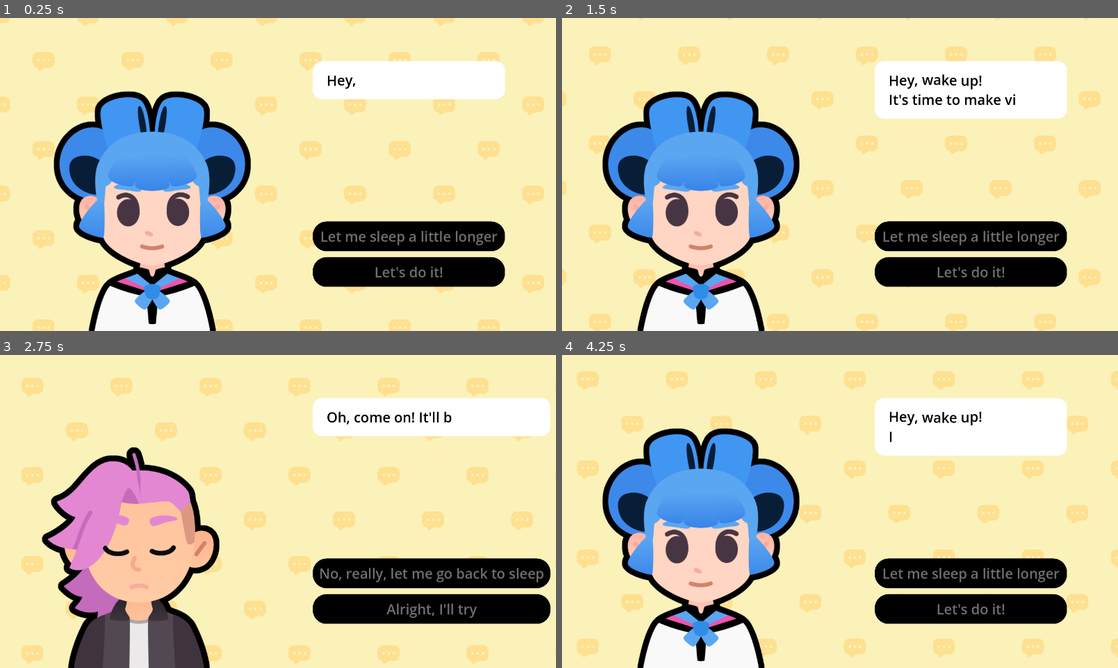
Above: before the commit, frames 1-4 (two rows, left to right).
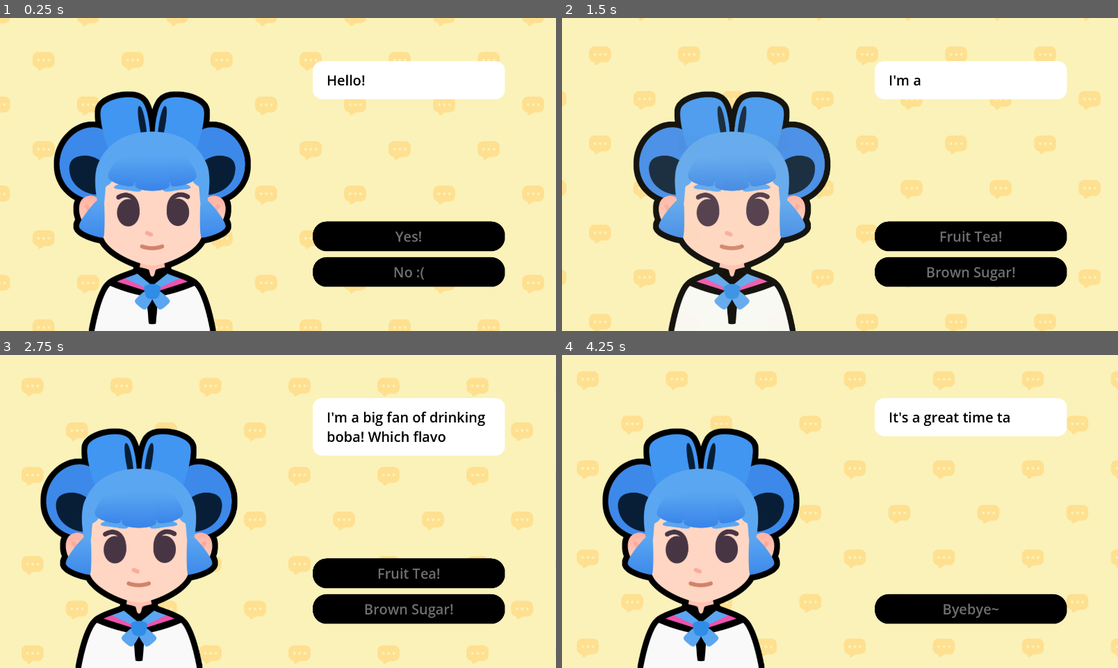
Above: after the commit, the same moments.

Repository: yangying-liu/2D-GameDev-Course-12-
Game: Godot game, scene res://lessons/dialogue.tscn
Same seed, same stepped clock (60 frames per second), same inputs: the game is played once before the commit and once after it. Sound files missing from this copy of the repository are replaced by a short silence.
Inputs (mouse positions are in pixels of both pictures, inside the frame that each line leads up to):
- Up to frame 1 (0.25 s): no input
- Up to frame 2 (1.5 s): tap Enter at 0.5 s; move the mouse to (962, 158) at 0.52 s; tap Z at 0.6 s; click (962, 158) at 0.67 s; tap Space at 0.77 s; click (973, 237) at 1.25 s, where only the run after the commit has a clickable "Yes!"
- Up to frame 3 (2.75 s): click (411, 574) at 2 s, where only the run before the commit has a clickable "Let me sleep a little longer"
- Up to frame 4 (4.25 s): move the mouse to (728, 527) at 2.77 s; tap Z at 2.85 s; click (728, 527) at 2.92 s; tap Space at 3.02 s; click (995, 574) at 3.5 s, where only the run before the commit has a clickable "No, really, let me go back to…"

The runs differ from the first frame. In frame 1, 0.7% of the frame differs, in the area x 57-90%, y 18-84%; in frame 2, 20%; in frame 3, 26%, in the area x 7-99%, y 13-100%; in frame 4, 6.1%.
Error after the commit: Parse Error: Class "PowerPractice" hides a global script class. (res://addons/gdpractice/practice_solutions/L6.P1.powered_inventory/power.gd:1)

Commit message:
L6 completed & P1 has issue

Diff:
--- a/learn-2d-gamedev-godot-4-0.13.0-macos/M08.start_a_dialog_workbook/lessons/dialogue.gd
+++ b/learn-2d-gamedev-godot-4-0.13.0-macos/M08.start_a_dialog_workbook/lessons/dialogue.gd
@@ -5,63 +5,17 @@
 @onready var audio_stream_player: AudioStreamPlayer = %AudioStreamPlayer
 @onready var body: TextureRect = %Body
 @onready var expression: TextureRect = %Expression
-
-var expressions := {
-	"happy": preload ("res://assets/emotion_happy.png"),
-	"regular": preload ("res://assets/emotion_regular.png"),
-	"sad": preload ("res://assets/emotion_sad.png"),
-}
-
-var bodies := {
-	"sophia": preload ("res://assets/sophia.png"),
-	"pink": preload ("res://assets/pink.png")
-}
-
-var dialogue_items: Array[Dictionary] = [
-	{
-		"expression": expressions["regular"],
-		"text": "[wave]Hey, wake up![/wave]\nIt's time to make video games.",
-		"character": bodies["sophia"],
-		"choices": {
-			"Let me sleep a little longer": 2,
-			"Let's do it!": 1,
-		},
-	},
-	{
-		"expression": expressions["happy"],
-		"text": "Great! Your first task will be to write a [b]dialogue tree[/b].",
-		"character": bodies["sophia"],
-		"choices": {
-			"I will do my best": 3,
-			"No, let me go back to sleep": 2,
-		},
-	},
-	{
-		"expression": expressions["sad"],
-		"text": "Oh, come on! It'll be fun.",
-		"character": bodies["pink"],
-		"choices": {
-			"No, really, let me go back to sleep": 0,
-			"Alright, I'll try": 1,
-		},
-	},
-	{
-		"expression": expressions["happy"],
-		"text": "That's the spirit! [wave]You can do it![/wave]",
-		"character": bodies["pink"],
-		"choices": {"Okay! (Quit)": - 1},
-	},
-]
+@export var dialogue_items: Array[DialogueItem] = []
 
 func _ready() -> void:
 	show_text(0)
 
 func show_text(current_item_index: int) -> void:
 	var current_item := dialogue_items[current_item_index]
-	rich_text_label.text = current_item["text"]
-	expression.texture = current_item["expression"]
-	body.texture = current_item["character"]
-	create_buttons(current_item["choices"])
+	rich_text_label.text = current_item.text
+	expression.texture = current_item.expression
+	body.texture = current_item.character
+	create_buttons(current_item.choices)
 	rich_text_label.visible_ratio = 0.0
 	var tween := create_tween()
 	var text_appearing_duration: float = current_item["text"].length() / 30.0
@@ -76,7 +30,7 @@
 
 	for button: Button in action_buttons_v_box_container.get_children():
 		button.disabled = true
-	tween.finished.connect(func() -> void:
+	tween.finished.connect( func() -> void:
 		for button: Button in action_buttons_v_box_container.get_children():
 			button.disabled = false
 	)
@@ -89,16 +43,15 @@
 	body.modulate.a = 0
 	slide_tween.parallel().tween_property(body, "modulate:a", 1, 0.2)
 
-func create_buttons(choices_data: Dictionary) -> void:
+func create_buttons(buttons_data: Array[DialogueChoice]) -> void:
 	for button in action_buttons_v_box_container.get_children():
 		button.queue_free()
-
-	for choice_text in choices_data:
+	for choice in buttons_data:
 		var button := Button.new()
 		action_buttons_v_box_container.add_child(button)
-		button.text = choice_text
-		var target_line_idx: int = choices_data[choice_text]
-		if target_line_idx == -1:
+		button.text = choice.text
+		if choice.is_quit == true:
 			button.pressed.connect(get_tree().quit)
 		else:
-			button.pressed.connect(show_text.bind(target_line_idx))
+			var target_line_id := choice.target_line_idx
+			button.pressed.connect(show_text.bind(target_line_id))
--- a/learn-2d-gamedev-godot-4-0.13.0-macos/M08.start_a_dialog_workbook/lessons/dialogue.tscn
+++ b/learn-2d-gamedev-godot-4-0.13.0-macos/M08.start_a_dialog_workbook/lessons/dialogue.tscn
@@ -1,12 +1,65 @@
-[gd_scene load_steps=9 format=3 uid="uid://chprvwfixox2y"]
+[gd_scene load_steps=19 format=3 uid="uid://chprvwfixox2y"]
 
 [ext_resource type="Theme" uid="uid://cxm3e18skt2lj" path="res://lessons/assets/main_theme.tres" id="1_frglg"]
 [ext_resource type="Script" path="res://lessons/dialogue.gd" id="2_n1q1t"]
 [ext_resource type="Shader" path="res://assets/sliding_background.gdshader" id="3_3nfwl"]
+[ext_resource type="Script" path="res://lessons/dialogue_item.gd" id="3_w5qg3"]
 [ext_resource type="Texture2D" uid="uid://bnly1gkbxw6b5" path="res://assets/bubble_pattern.png" id="4_xuy0d"]
 [ext_resource type="Texture2D" uid="uid://copkt78vgp37i" path="res://assets/sophia.png" id="5_g5y1a"]
+[ext_resource type="Script" path="res://lessons/dialogue_choice.gd" id="5_spait"]
 [ext_resource type="Texture2D" uid="uid://d000xjtr4iqtk" path="res://assets/emotion_regular.png" id="6_bayqr"]
 [ext_resource type="AudioStream" uid="uid://chgko4hmxwxu5" path="res://assets/talking_synth.ogg" id="7_1fga6"]
+
+[sub_resource type="Resource" id="Resource_3kagt"]
+script = ExtResource("5_spait")
+text = "Yes!"
+target_line_idx = 1
+is_quit = false
+
+[sub_resource type="Resource" id="Resource_dw2sl"]
+script = ExtResource("5_spait")
+text = "No :("
+target_line_idx = 0
+is_quit = true
+
+[sub_resource type="Resource" id="Resource_0qekm"]
+script = ExtResource("3_w5qg3")
+choices = Array[ExtResource("5_spait")]([SubResource("Resource_3kagt"), SubResource("Resource_dw2sl")])
+expression = ExtResource("6_bayqr")
+character = ExtResource("5_g5y1a")
+text = "Hello! Do you like to drink milk tea?"
+
+[sub_resource type="Resource" id="Resource_d31cr"]
+script = ExtResource("5_spait")
+text = "Fruit Tea!"
+target_line_idx = 2
+is_quit = false
+
+[sub_resource type="Resource" id="Resource_7jjcv"]
+script = ExtResource("5_spait")
+text = "Brown Sugar!"
+target_line_idx = 2
+is_quit = false
+
+[sub_resource type="Resource" id="Resource_8gjej"]
+script = ExtResource("3_w5qg3")
+choices = Array[ExtResource("5_spait")]([SubResource("Resource_d31cr"), SubResource("Resource_7jjcv")])
+expression = ExtResource("6_bayqr")
+character = ExtResource("5_g5y1a")
+text = "I'm a big fan of drinking boba! Which flavor do you like?"
+
+[sub_resource type="Resource" id="Resource_xl8je"]
+script = ExtResource("5_spait")
+text = "Byebye~"
+target_line_idx = 0
+is_quit = true
+
+[sub_resource type="Resource" id="Resource_dwky4"]
+script = ExtResource("3_w5qg3")
+choices = Array[ExtResource("5_spait")]([SubResource("Resource_xl8je")])
+expression = ExtResource("6_bayqr")
+character = ExtResource("5_g5y1a")
+text = "It's a great time talking with you! See you next time~"
 
 [sub_resource type="ShaderMaterial" id="ShaderMaterial_efgpg"]
 shader = ExtResource("3_3nfwl")
@@ -24,6 +77,7 @@
 grow_vertical = 2
 theme = ExtResource("1_frglg")
 script = ExtResource("2_n1q1t")
+dialogue_items = Array[ExtResource("3_w5qg3")]([SubResource("Resource_0qekm"), SubResource("Resource_8gjej"), SubResource("Resource_dwky4")])
 
 [node name="Background" type="ColorRect" parent="."]
 material = SubResource("ShaderMaterial_efgpg")
--- a/learn-2d-gamedev-godot-4-0.13.0-macos/M08.start_a_dialog_workbook/practices/L6.P1.powered_inventory/power.gd
+++ b/learn-2d-gamedev-godot-4-0.13.0-macos/M08.start_a_dialog_workbook/practices/L6.P1.powered_inventory/power.gd
@@ -1,3 +1,4 @@
-class_name Power extends Resource
+class_name PowerPractice extends Resource # class_name Power extends Resource
 
 # You need to export one property named image with the type Texture.
+@export var image: Texture = null #
--- a/learn-2d-gamedev-godot-4-0.13.0-macos/M08.start_a_dialog_workbook/practices/L6.P1.powered_inventory/powered_inventory.gd
+++ b/learn-2d-gamedev-godot-4-0.13.0-macos/M08.start_a_dialog_workbook/practices/L6.P1.powered_inventory/powered_inventory.gd
@@ -8,7 +8,7 @@
 var tween: Tween
 
 # Don't forget to add a few items to the list in the Inspector!
-@export var items_list: Array[PoweredItem] = []
+@export var items_list: Array[PoweredItemPractice] = [] # @export var items_list: Array[PoweredItem] = []
 
 
 func _ready() -> void:
@@ -23,14 +23,18 @@
 		button.pressed.connect(display_powerups.bind(item.powerups_list))
 
 
-func display_powerups(powerups_list: Array[Power]) -> void:
+func display_powerups(powerups_list: Array[PowerPractice]) -> void: # func display_powerups(powerups_list: Array[Power]) -> void:
 	# Make sure to remove previous children before adding the new ones.
+	for child in powerups_v_box_container.get_children(): #
+		child.queue_free() #
 	# Once you removed all children, loop through the powerups_list array
 	for power in powerups_list:
 		# Create a TextureRect node.
+		var power_texture_rect := TextureRect.new() #
 		# Assign the power's image to the TextureRect node's `texture` property.
+		power_texture_rect.texture = power.image #
 		# Then, add the TextureRect as a child of powerups_v_box_container.
-		pass
+		powerups_v_box_container.add_child(power_texture_rect) # pass
 
 
 # Displays an item. Requires an item name
--- a/learn-2d-gamedev-godot-4-0.13.0-macos/M08.start_a_dialog_workbook/practices/L6.P1.powered_inventory/powered_inventory.tscn
+++ b/learn-2d-gamedev-godot-4-0.13.0-macos/M08.start_a_dialog_workbook/practices/L6.P1.powered_inventory/powered_inventory.tscn
@@ -1,9 +1,16 @@
-[gd_scene load_steps=6 format=3 uid="uid://ykaxob0pmmab"]
+[gd_scene load_steps=21 format=3 uid="uid://cbqqw1q1paprn"]
 
 [ext_resource type="Shader" path="res://assets/sliding_background.gdshader" id="1_1ev13"]
 [ext_resource type="Texture2D" uid="uid://bnly1gkbxw6b5" path="res://assets/bubble_pattern.png" id="2_j2urx"]
-[ext_resource type="Script" path="res://practices/L6.P1.powered_inventory/powered_inventory.gd" id="3_dy3rn"]
+[ext_resource type="Script" path="res://practices/L6.P1.powered_inventory/powered_inventory.gd" id="3_2xon8"]
+[ext_resource type="Script" path="res://practices/L6.P1.powered_inventory/powered_item.gd" id="4_fka5t"]
 [ext_resource type="Theme" uid="uid://qk3rjf73qo8w" path="res://assets/practices/practices_theme.tres" id="5_jsi46"]
+[ext_resource type="Script" path="res://practices/L6.P1.powered_inventory/power.gd" id="5_kc6ul"]
+[ext_resource type="Texture2D" uid="uid://c7a7f8owvgxvn" path="res://practices/L6.P1.powered_inventory/assets/energy.svg" id="6_bk8i8"]
+[ext_resource type="Texture2D" uid="uid://dyv3xd2oahsmj" path="res://practices/L6.P1.powered_inventory/assets/fire.svg" id="7_l3e1r"]
+[ext_resource type="Texture2D" uid="uid://chn4x1koooklt" path="res://practices/L6.P1.powered_inventory/assets/health.svg" id="8_xvspd"]
+[ext_resource type="Texture2D" uid="uid://bsott820l68g2" path="res://practices/L6.P1.powered_inventory/assets/triforce.svg" id="9_q1xad"]
+[ext_resource type="Texture2D" uid="uid://c2foyfreg33ox" path="res://practices/L6.P1.powered_inventory/assets/water.svg" id="10_ewek2"]
 
 [sub_resource type="ShaderMaterial" id="ShaderMaterial_p0ea8"]
 shader = ExtResource("1_1ev13")
@@ -12,6 +19,44 @@
 shader_parameter/pattern_size = 256.0
 shader_parameter/pattern_sampler = ExtResource("2_j2urx")
 
+[sub_resource type="Resource" id="Resource_c1kxi"]
+script = ExtResource("5_kc6ul")
+image = ExtResource("6_bk8i8")
+
+[sub_resource type="Resource" id="Resource_8ljnq"]
+script = ExtResource("5_kc6ul")
+image = ExtResource("7_l3e1r")
+
+[sub_resource type="Resource" id="Resource_2dwnq"]
+script = ExtResource("4_fka5t")
+text = "sword"
+price = 10
+powerups_list = Array[ExtResource("5_kc6ul")]([SubResource("Resource_c1kxi"), SubResource("Resource_8ljnq")])
+
+[sub_resource type="Resource" id="Resource_palgr"]
+script = ExtResource("5_kc6ul")
+image = ExtResource("8_xvspd")
+
+[sub_resource type="Resource" id="Resource_oeicp"]
+script = ExtResource("4_fka5t")
+text = "ring"
+price = 10
+powerups_list = Array[ExtResource("5_kc6ul")]([SubResource("Resource_palgr")])
+
+[sub_resource type="Resource" id="Resource_dju4y"]
+script = ExtResource("5_kc6ul")
+image = ExtResource("9_q1xad")
+
+[sub_resource type="Resource" id="Resource_m1grq"]
+script = ExtResource("5_kc6ul")
+image = ExtResource("10_ewek2")
+
+[sub_resource type="Resource" id="Resource_n4vfh"]
+script = ExtResource("4_fka5t")
+text = "shield"
+price = 10
+powerups_list = Array[ExtResource("5_kc6ul")]([SubResource("Resource_dju4y"), SubResource("Resource_m1grq")])
+
 [node name="PoweredInventory" type="ColorRect"]
 material = SubResource("ShaderMaterial_p0ea8")
 anchors_preset = 15
@@ -19,7 +64,8 @@
 anchor_bottom = 1.0
 grow_horizontal = 2
 grow_vertical = 2
-script = ExtResource("3_dy3rn")
+script = ExtResource("3_2xon8")
+items_list = Array[ExtResource("4_fka5t")]([SubResource("Resource_2dwnq"), SubResource("Resource_oeicp"), SubResource("Resource_n4vfh")])
 
 [node name="CenterContainer" type="CenterContainer" parent="."]
 layout_mode = 1
--- a/learn-2d-gamedev-godot-4-0.13.0-macos/M08.start_a_dialog_workbook/practices/L6.P1.powered_inventory/powered_item.gd
+++ b/learn-2d-gamedev-godot-4-0.13.0-macos/M08.start_a_dialog_workbook/practices/L6.P1.powered_inventory/powered_item.gd
@@ -1,7 +1,7 @@
-class_name PoweredItem extends Resource
+class_name PoweredItemPractice extends Resource # class_name PoweredItem extends Resource
 
 @export var text := ""
 @export var price := 10
 # Modify the line below. Currently it is a regular array.
 # Instead, '@export' an array of `Power` resources
-var powerups_list = []
+@export var powerups_list: Array[PowerPractice] = [] # var powerups_list = []
